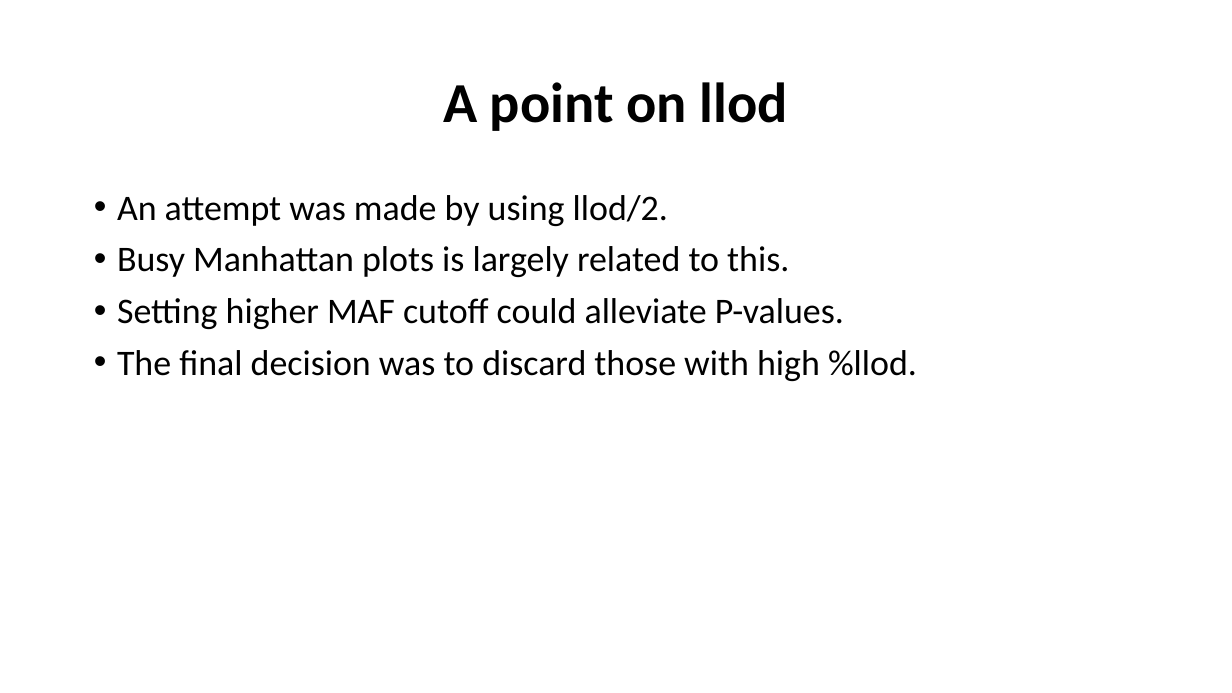
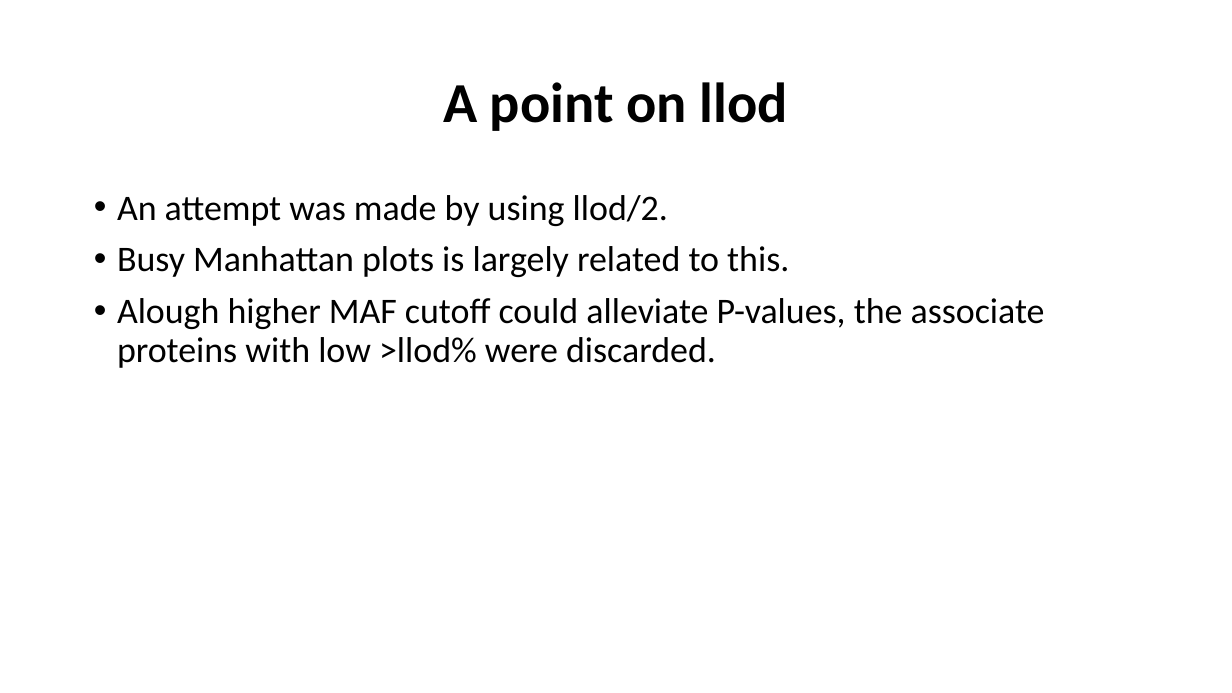
Before and after one commit to jinghuazhao/INF, a slide deck: slide 5 of doc/SCALLOP_INF1-120419.pptx (slide 4 before the commit). Drawn at 1232x693 pixels with LibreOffice and Linux fonts; fonts in the diff are those of the drawing. Boxes give left, top, right and bottom in pixels: in the first picture for what was removed or moved away, otherwise in the second. Text is boxed around its words. In the diff, an @@ line names an element or a change of style, - is before the commit and + after.

```diff
--- a/doc/SCALLOP_INF1-120419.pptx
+++ b/doc/SCALLOP_INF1-120419.pptx
@@ text at [117, 298, 1045, 368]: text changed @@
-• Setting higher MAF cutoff could alleviate P-values.
-• The final decision was to discard those with high %llod.
+• Alough higher MAF cutoff could alleviate P-values, the associate proteins with low >llod% were discarded.
```
Also in this commit, not shown: 9 other slides changed.
